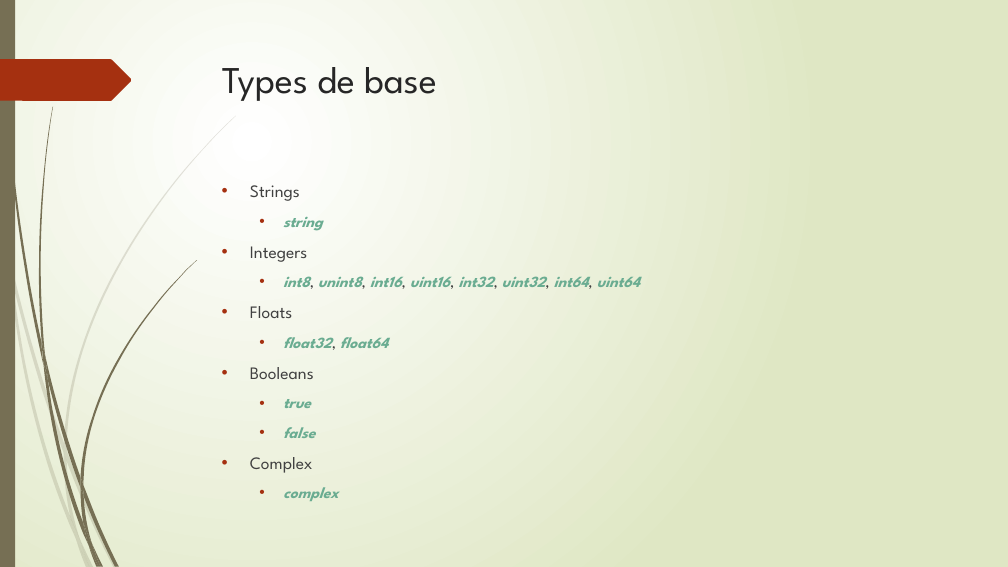
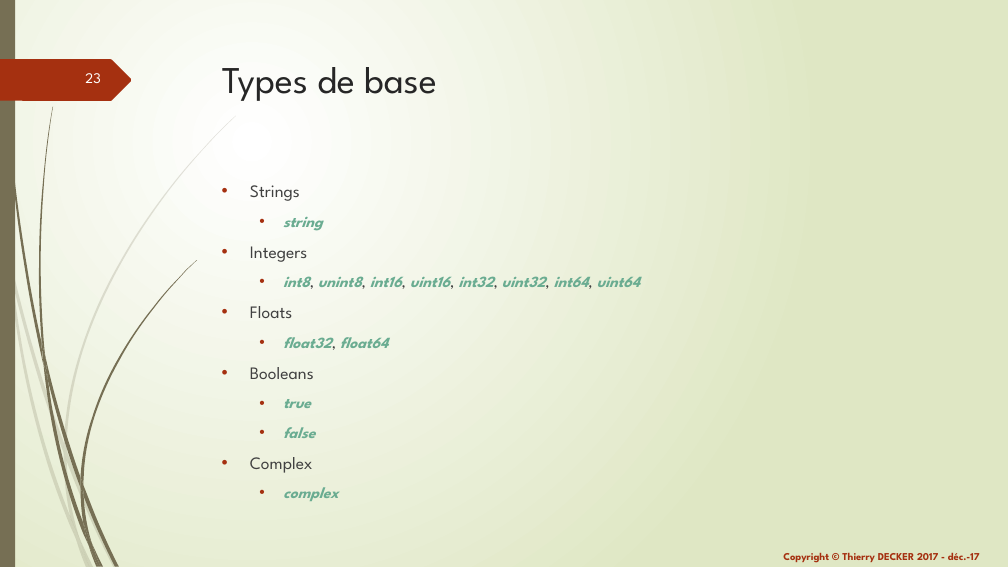
Before and after one commit to thierrydecker/learning-go, a slide deck: slide 23 of documentations/learning-go.pptx. Drawn at 1008x567 pixels with LibreOffice and Linux fonts; fonts in the diff are those of the drawing. Boxes give left, top, right and bottom in pixels: in the first picture for what was removed or moved away, otherwise in the second. Text is boxed around its words. In the diff, an @@ line names an element or a change of style, - is before the commit and + after.

```diff
--- a/documentations/learning-go.pptx
+++ b/documentations/learning-go.pptx
@@ page number added at (x1=85, y1=73, x2=101, y2=83), 14 pt, text #FFFFFF @@
+23
@@ text added at (x1=783, y1=553, x2=980, y2=563), 10 pt, text #A53010, bold @@
+Copyright © Thierry DECKER 2017 - déc.-17
```
Also in this commit, not shown: 32 other slides changed, 1 other file.
